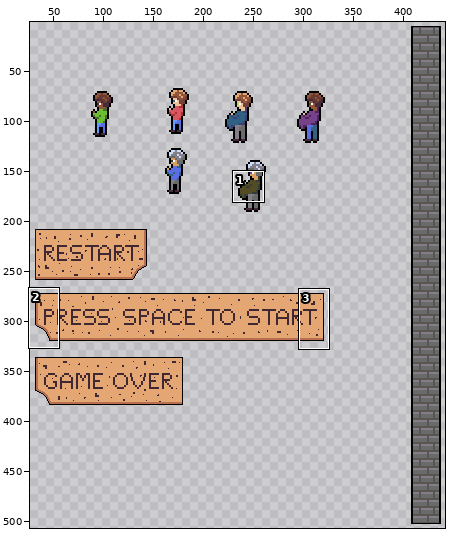
Two states of a sprite sheet, Assets/sprites/A cookie's quest sprites.png. Above: a wide view before the commit, with the close-up outlined.
Close-up. The starting point:
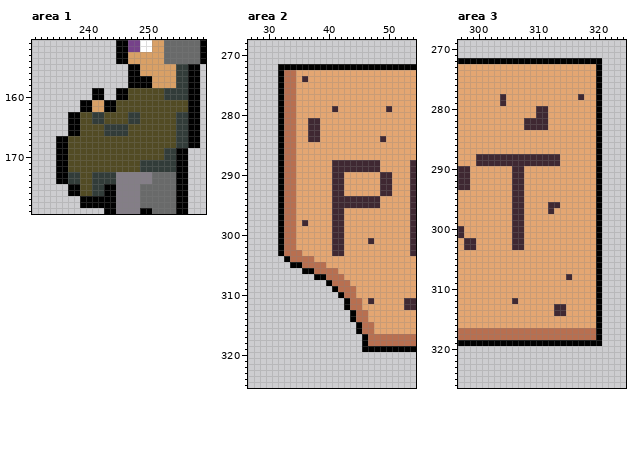
The file is 512x512 pixels. Shown: area 1: x 231..259, y 151..179; area 2: x 27..54, y 268..325; area 3: x 297..324, y 269..326. The wide view leaves out empty margins. The commit also changed other parts of the picture, which this record leaves out.
The same view after the edit:
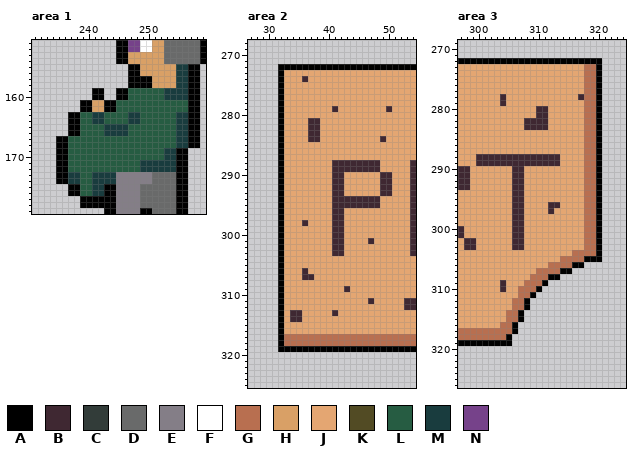
Palette (. is transparent): A #000000  B #3f2832  C #323c39  D #696a6a  E #847e87  F #ffffff  G #b86f50  H #d9a066  J #e4a672  K #524b24  L #265c42  M #193c3e  N #76428a
Diff:
Changed rows in their new state; - is an unchanged pixel.
Area 1:
first column x 237:
155 ------------------MM
156 ------------------MM
157 ------------------MM
158 ------------------MM
159 ----------LLLLLLMMMM
160 ----------LLLLLLMMMM
161 --------LLLLLLLLLLLL
162 --------LLLLLLLLLLLL
163 --LLMMLLLLMMLLLLLLMM
164 --LLMMLLLLMMLLLLLLMM
165 --LLLLMMMMLLLLLLLLMM
166 --LLLLMMMMLLLLLLLLMM
167 LLLLLLLLLLLLLLLLLLMM
168 LLLLLLLLLLLLLLLLLLMM
169 LLLLLLLLLLLLLLLLMM--
170 LLLLLLLLLLLLLLLLMM--
171 LLLLLLLLLLLLMMMMMM--
172 LLLLLLLLLLLLMMMMMM--
173 MMLLMMMM------------
174 MMLLMMMM------------
175 --LLMM--------------
176 --LLMM--------------
Area 2:
first column x 32:
273 -JJ-------------
274 -JJ-------------
275 -JJ-------------
276 -JJ-------------
277 -JJ-------------
278 -JJ-------------
279 -JJ-------------
280 -JJ-------------
281 -JJ-------------
282 -JJ-------------
283 -JJ-------------
284 -JJ-------------
285 -JJ-------------
286 -JJ-------------
287 -JJ-------------
288 -JJ-------------
289 -JJ-------------
290 -JJ-------------
291 -JJ-------------
292 -JJ-------------
293 -JJ-------------
294 -JJ-------------
295 -JJ-------------
296 -JJ-------------
297 -JJ-------------
298 -JJ-------------
299 -JJ-------------
300 -JJ-------------
301 -JJ-------------
302 -JJ-------------
303 -JJJ------------
304 AJJJJJ----------
305 AJJJJJJJ--------
306 AJJJBJJJJJ------
307 AJJJBBJJJJJ-----
308 AJJJJJJJJJJJ----
309 AJJJJJJJJJJBJ---
310 AJJJJJJJJJJJJ---
311 AJJJJJJJJJJJJJ--
312 AJJJJJJJJJJJJJ--
313 AJBBJJJJJBJJJJJ-
314 AJBBJJJJJJJJJJJ-
315 AJJJJJJJJJJJJJJJ
316 AJJJJJJJJJJJJJJJ
317 AGGGGGGGGGGGGGG-
318 AGGGGGGGGGGGGGG-
319 AAAAAAAAAAAAAA--
Area 3:
first column x 304:
273 --------------GG-
274 --------------GG-
275 --------------GG-
276 --------------GG-
277 --------------GG-
278 --------------GG-
279 --------------GG-
280 --------------GG-
281 --------------GG-
282 --------------GG-
283 --------------GG-
284 --------------GG-
285 --------------GG-
286 --------------GG-
287 --------------GG-
288 --------------GG-
289 --------------GG-
290 --------------GG-
291 --------------GG-
292 --------------GG-
293 --------------GG-
294 --------------GG-
295 --------------GG-
296 --------------GG-
297 --------------GG-
298 --------------GG-
299 --------------GG-
300 --------------GG-
301 --------------GG-
302 --------------GG-
303 --------------GG-
304 ------------GGGG-
305 ----------GGGGAA-
306 --------GGGGAA...
307 ------GGGGAA.....
308 -----GGGAA.......
309 B---GGGA.........
310 B--GGGA..........
311 ---GGA...........
312 --GGA............
313 --GGA............
314 -GGA.............
315 -GGA.............
316 GGA..............
317 --A..............
318 -A...............
319 --...............
Where, in picture pixels (left, top, right, bottom), the same in both close-ups:
changed: (68, 64, 188, 196)
changed: (278, 70, 374, 352)
changed: (500, 64, 602, 346)
